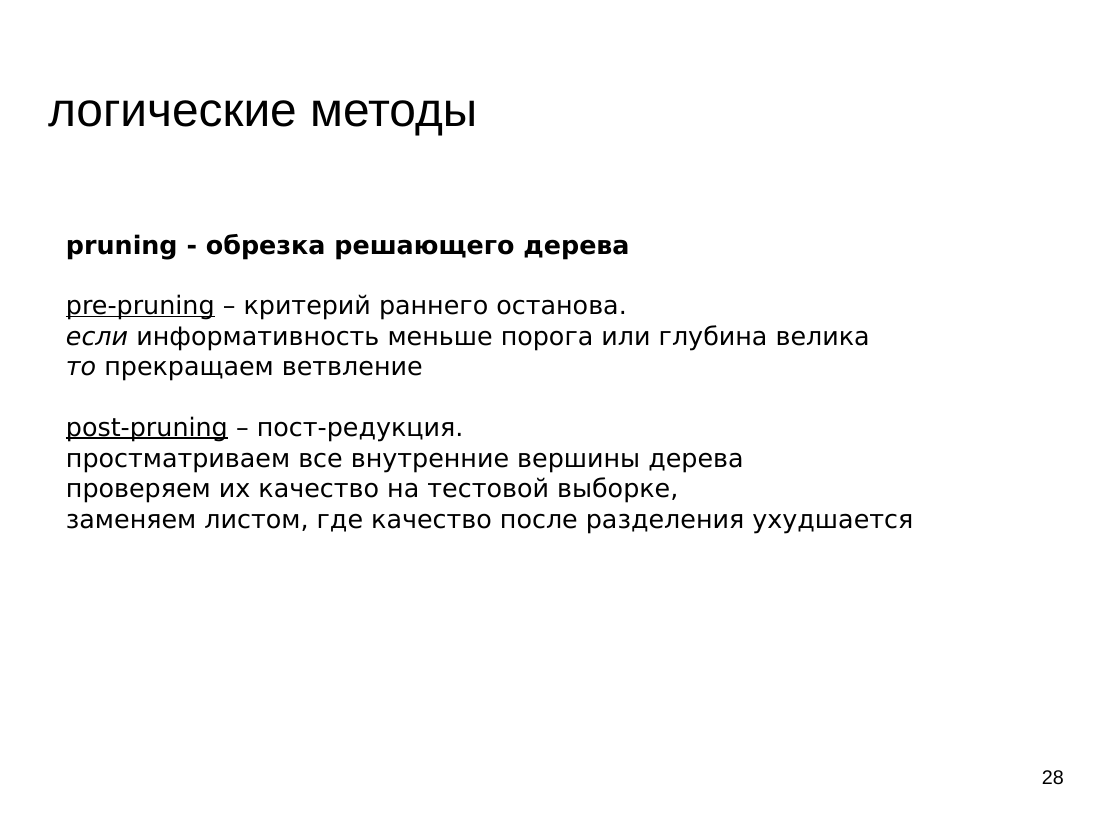
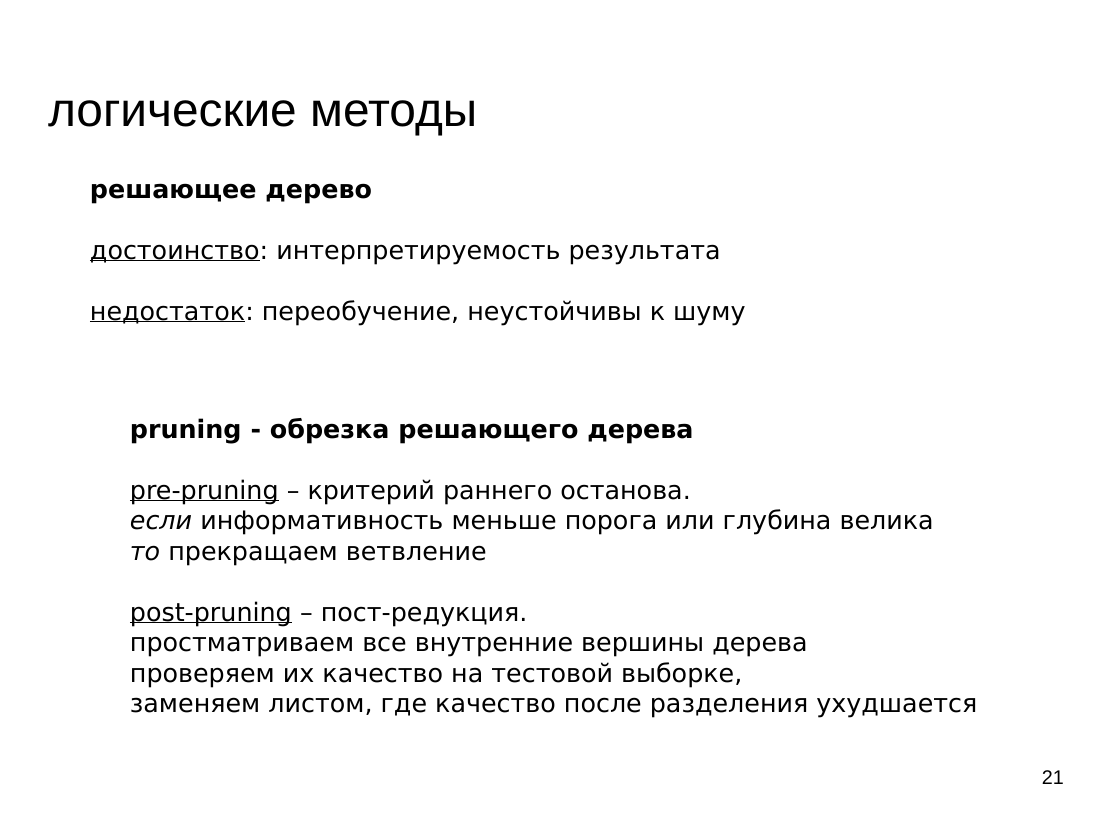
Before and after one commit to mechanoid5/ml_lectorium_legacy, a slide deck: slide 21 of 12-logical.odp (slide 28 before the commit). Drawn at 1120x840 pixels with LibreOffice and Linux fonts; fonts in the diff are those of the drawing; background and template pictures are left out. Boxes give left, top, right and bottom in pixels: in the first picture for what was removed or moved away, otherwise in the second. Text is boxed around its words. In the diff, an @@ line names an element or a change of style, - is before the commit and + after.

```diff
--- a/12-logical.odp
+++ b/12-logical.odp
@@ text added at (90,183,745,326), 18 pt, text #000000 @@
+решающее дерево
+достоинство: интерпретируемость результата
+недостаток: переобучение, неустойчивы к шуму
@@ text "pruning - обрезка решающего дерева": place and size @@
-text "pruning - обрезка решающего дерева" at (66,234,913,534)
+text "pruning - обрезка решающего дерева" at (130,418,977,718)
@@ page number at (1042,770,1064,784): text changed @@
-28
+21
```
Also in this commit, not shown: 7 other slides changed, 9 slides removed, 2 other files.
